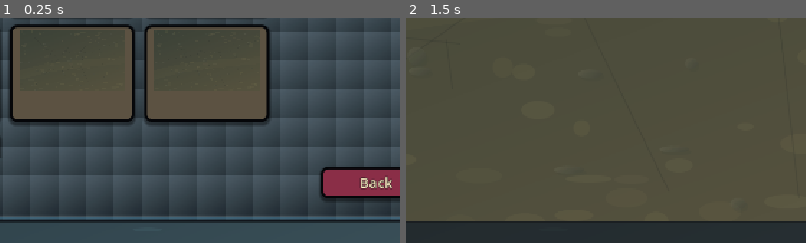
Above: before the commit, frames 1-2 (left to right).
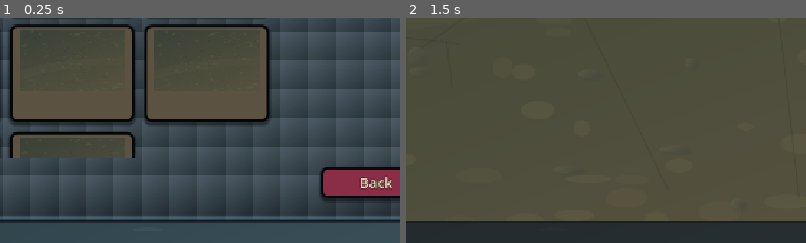
Above: after the commit, the same moments.

Repository: satoshimatos/autonomous-survivor
Game: Godot game, scene res://scenes/core/compendium_menu.tscn
Two runs of this game, one before a commit and one after it. Both use one fixed random seed, a clock stepped at 60 frames per second and the inputs below. This scene is started directly instead of the project's main scene.
Inputs:
- Up to frame 1 (0.25 s): no input
- Up to frame 2 (1.5 s): click "Maps" at 0.5 s; click "Dust Bowl [Unlocked]" at 1.25 s
The pictures show only the part of the screen within x 39-89%, y 50-100%; the shares and areas given below are measured in that part.

The runs differ from the first frame. In frame 1, 2.4% of the frame differs, in the area x 2-34%, y 50-63%; in frame 2, nothing differs.

Commit message:
Add Singularity Garden postgame map

Diff:
--- a/scenes/core/main.tscn
+++ b/scenes/core/main.tscn
@@ -485,6 +485,69 @@
 
 [node name="CollisionShape2D" type="CollisionShape2D" parent="MapLayout/Map10Obstacles/EngineEast"]
 shape = SubResource("RectangleShape2D_map4_stack")
+
+[node name="Map11Obstacles" type="Node2D" parent="MapLayout"]
+visible = false
+
+[node name="RootWallNorth" type="StaticBody2D" parent="MapLayout/Map11Obstacles" groups=["MapObstacle"]]
+position = Vector2(576, -260)
+
+[node name="Polygon2D" type="Polygon2D" parent="MapLayout/Map11Obstacles/RootWallNorth"]
+color = Color(0.06, 0.22, 0.18, 1)
+polygon = PackedVector2Array(-310, -48, 310, -48, 310, 48, -310, 48)
+
+[node name="CollisionShape2D" type="CollisionShape2D" parent="MapLayout/Map11Obstacles/RootWallNorth"]
+shape = SubResource("RectangleShape2D_map4_wall")
+
+[node name="RootWallSouth" type="StaticBody2D" parent="MapLayout/Map11Obstacles" groups=["MapObstacle"]]
+position = Vector2(576, 908)
+
+[node name="Polygon2D" type="Polygon2D" parent="MapLayout/Map11Obstacles/RootWallSouth"]
+color = Color(0.08, 0.24, 0.16, 1)
+polygon = PackedVector2Array(-310, -48, 310, -48, 310, 48, -310, 48)
+
+[node name="CollisionShape2D" type="CollisionShape2D" parent="MapLayout/Map11Obstacles/RootWallSouth"]
+shape = SubResource("RectangleShape2D_map4_wall")
+
+[node name="SeedPodWest" type="StaticBody2D" parent="MapLayout/Map11Obstacles" groups=["MapObstacle"]]
+position = Vector2(-128, 112)
+
+[node name="Polygon2D" type="Polygon2D" parent="MapLayout/Map11Obstacles/SeedPodWest"]
+color = Color(0.08, 0.32, 0.24, 1)
+polygon = PackedVector2Array(-125, -65, 125, -65, 125, 65, -125, 65)
+
+[node name="CollisionShape2D" type="CollisionShape2D" parent="MapLayout/Map11Obstacles/SeedPodWest"]
+shape = SubResource("RectangleShape2D_map5_core")
+
+[node name="SeedPodEast" type="StaticBody2D" parent="MapLayout/Map11Obstacles" groups=["MapObstacle"]]
+position = Vector2(1280, 536)
+
+[node name="Polygon2D" type="Polygon2D" parent="MapLayout/Map11Obstacles/SeedPodEast"]
+color = Color(0.1, 0.34, 0.22, 1)
+polygon = PackedVector2Array(-125, -65, 125, -65, 125, 65, -125, 65)
+
+[node name="CollisionShape2D" type="CollisionShape2D" parent="MapLayout/Map11Obstacles/SeedPodEast"]
+shape = SubResource("RectangleShape2D_map5_core")
+
+[node name="RootSpireWest" type="StaticBody2D" parent="MapLayout/Map11Obstacles" groups=["MapObstacle"]]
+position = Vector2(118, 582)
+
+[node name="Polygon2D" type="Polygon2D" parent="MapLayout/Map11Obstacles/RootSpireWest"]
+color = Color(0.05, 0.18, 0.2, 1)
+polygon = PackedVector2Array(-52, -195, 52, -195, 52, 195, -52, 195)
+
+[node name="CollisionShape2D" type="CollisionShape2D" parent="MapLayout/Map11Obstacles/RootSpireWest"]
+shape = SubResource("RectangleShape2D_map5_rib")
+
+[node name="RootSpireEast" type="StaticBody2D" parent="MapLayout/Map11Obstacles" groups=["MapObstacle"]]
+position = Vector2(1034, 66)
+
+[node name="Polygon2D" type="Polygon2D" parent="MapLayout/Map11Obstacles/RootSpireEast"]
+color = Color(0.06, 0.2, 0.22, 1)
+polygon = PackedVector2Array(-52, -195, 52, -195, 52, 195, -52, 195)
+
+[node name="CollisionShape2D" type="CollisionShape2D" parent="MapLayout/Map11Obstacles/RootSpireEast"]
+shape = SubResource("RectangleShape2D_map5_rib")
 
 [node name="Player" parent="." unique_id=992026406 instance=ExtResource("1_o5qli")]
 position = Vector2(576, 324)
--- a/scripts/_scene_check.gd
+++ b/scripts/_scene_check.gd
@@ -58,7 +58,7 @@
 				quit(1)
 				return
 			map_layout.obstacle_root = map_layout
-			for map_id in ["map1", "map2", "map3", "map4", "map5", "map6", "map7", "map8", "map9", "map10"]:
+			for map_id in ["map1", "map2", "map3", "map4", "map5", "map6", "map7", "map8", "map9", "map10", "map11"]:
 				map_layout.apply_map(map_id)
 				if not map_layout.is_walkable(map_layout.arena_center, 0.0) and map_id != "map5":
 					push_error("Map center should be walkable for %s." % map_id)
--- a/scripts/core/autonomous_map_catalog.gd
+++ b/scripts/core/autonomous_map_catalog.gd
@@ -86,5 +86,22 @@
 			"gimmick_interval": 8.0,
 			"mood_color": Color(0.88, 0.82, 1.0, 1.0),
 			"background_texture": "res://assets/backgrounds/map10_astral_engine.png",
+		},
+		{
+			"id": "map11",
+			"name": "Singularity Garden",
+			"summary": "Postgame bioluminescent arena with root walls, orbiting seed pods, crushing enemy growth, and singularity bloom waves.",
+			"spawn_interval_multiplier": 0.29,
+			"boss_spawn_interval_multiplier": 0.27,
+			"enemy_speed_growth_multiplier": 1.82,
+			"enemy_health_growth_multiplier": 2.32,
+			"enemy_damage_growth_multiplier": 2.02,
+			"active_enemy_cap_bonus": 250,
+			"active_enemy_cap_limit": 480,
+			"elite_chance_multiplier": 3.35,
+			"map_gimmick": "singularity_bloom",
+			"gimmick_interval": 7.5,
+			"mood_color": Color(0.72, 0.9, 0.82, 1.0),
+			"background_texture": "res://assets/backgrounds/map11_singularity_garden.png",
 		}
 	]
--- a/scripts/core/late_map_boss_catalog.gd
+++ b/scripts/core/late_map_boss_catalog.gd
@@ -13,4 +13,6 @@
 		{"id": "cinder_prophet", "maps": ["map9"], "scene": boss_scene, "unlock_seconds": 520.0, "weight": 92.0, "growth_per_ …(563 unchanged characters)…
 		{"id": "astral_archon", "maps": ["map10"], "scene": boss_scene, "unlock_seconds": 0.0, "weight": 124.0, "growth_per_m …(733 unchanged characters)…
 		{"id": "engine_heart", "maps": ["map10"], "scene": boss_scene, "unlock_seconds": 660.0, "weight": 96.0, "growth_per_m …(635 unchanged characters)…
+		{"id": "bloom_crowned", "maps": ["map11"], "scene": boss_scene, "unlock_seconds": 0.0, "weight": 130.0, "growth_per_minute": -0.1, "min_weight": 88.0, "max_weight": 130.0, "health": 13200, "speed": 44.0, "contact_damage": 32, "exp_drop_count": 164, "exp_drop_min_tier": 4, "color": Color(0.3, 1.0, 0.68, 1.0), "scale": 1.28, "behavior": "tempest", "texture": "res://assets/visual/enemies/variants/enemy_orbiter_cartoon.png", "phase_thresholds": [0.82, 0.62, 0.42, 0.22], "ability_modules": [{"type": "target_hazard", "cooldown": 2.9, "initial_delay": 1.0, "radius": 70.0, "damage": 8}, {"type": "hazard_ring", "cooldown": 4.2, "initial_delay": 2.6, "count": 10, "phase_count_bonus": 2, "radius": 62.0, "ring_distance": 205.0, "damage": 8}, {"type": "minion_call", "cooldown": 5.0, "initial_delay": 4.0, "count": 5, "phase_count_bonus": 2}]},
+		{"id": "garden_singularity", "maps": ["map11"], "scene": boss_scene, "unlock_seconds": 620.0, "weight": 98.0, "growth_per_minute": 3.0, "min_weight": 0.0, "max_weight": 152.0, "health": 17600, "speed": 24.0, "contact_damage": 38, "exp_drop_count": 196, "exp_drop_min_tier": 4, "color": Color(0.1, 0.78, 0.62, 1.0), "scale": 1.78, "behavior": "singularity", "texture": "res://assets/visual/enemies/variants/enemy_tank_cartoon.png", "phase_thresholds": [0.9, 0.74, 0.58, 0.42, 0.26, 0.12], "ability_modules": [{"type": "hazard_ring", "cooldown": 3.8, "initial_delay": 1.2, "count": 13, "phase_count_bonus": 2, "radius": 82.0, "ring_distance": 250.0, "damage": 10}, {"type": "target_hazard", "cooldown": 3.6, "initial_delay": 2.8, "radius": 82.0, "damage": 10}, {"type": "minion_call", "cooldown": 4.6, "initial_delay": 4.2, "count": 7, "phase_count_bonus": 2}]},
 	]
--- a/scripts/core/late_map_enemy_catalog.gd
+++ b/scripts/core/late_map_enemy_catalog.gd
@@ -27,4 +27,9 @@
 		{"id": "star_lancer", "maps": ["map10"], "scene": enemy_scene, "unlock_seconds": 360.0, "base_weight": 42.0, "growth_ …(302 unchanged characters)…
 		{"id": "gravity_bastion", "maps": ["map10"], "scene": shielded_enemy_scene, "unlock_seconds": 720.0, "base_weight": 3 …(319 unchanged characters)…
 		{"id": "cosmic_apex", "maps": ["map10"], "scene": brown_enemy_scene, "unlock_seconds": 1080.0, "base_weight": 26.0, " …(309 unchanged characters)…
+		{"id": "bloom_mote", "maps": ["map11"], "scene": enemy_scene, "unlock_seconds": 0.0, "base_weight": 136.0, "growth_per_minute": -0.8, "min_weight": 54.0, "max_weight": 136.0, "health": 112, "speed": 156.0, "contact_damage": 9, "exp_drop_count": 4, "exp_drop_min_tier": 3, "color": Color(0.26, 1.0, 0.68, 1.0), "scale": 0.58, "movement_style": "orbiter", "texture": "res://assets/visual/enemies/variants/enemy_orbiter_cartoon.png"},
+		{"id": "root_guardian", "maps": ["map11"], "scene": shielded_enemy_scene, "unlock_seconds": 180.0, "base_weight": 44.0, "growth_per_minute": 3.0, "min_weight": 0.0, "max_weight": 86.0, "health": 340, "speed": 38.0, "contact_damage": 18, "exp_drop_count": 10, "exp_drop_min_tier": 4, "color": Color(0.08, 0.46, 0.32, 1.0), "scale": 1.18, "movement_style": "chase", "texture": "res://assets/visual/enemies/variants/enemy_tank_cartoon.png"},
+		{"id": "spore_lancer", "maps": ["map11"], "scene": enemy_scene, "unlock_seconds": 400.0, "base_weight": 44.0, "growth_per_minute": 3.8, "min_weight": 0.0, "max_weight": 96.0, "health": 128, "speed": 188.0, "contact_damage": 15, "exp_drop_count": 7, "exp_drop_min_tier": 4, "color": Color(0.72, 1.0, 0.28, 1.0), "scale": 0.66, "movement_style": "sprinter", "texture": "res://assets/visual/enemies/variants/enemy_runner_cartoon.png"},
+		{"id": "garden_bastion", "maps": ["map11"], "scene": shielded_enemy_scene, "unlock_seconds": 760.0, "base_weight": 34.0, "growth_per_minute": 3.0, "min_weight": 0.0, "max_weight": 78.0, "health": 520, "speed": 30.0, "contact_damage": 25, "exp_drop_count": 15, "exp_drop_min_tier": 4, "color": Color(0.04, 0.28, 0.24, 1.0), "scale": 1.46, "movement_style": "drifter", "texture": "res://assets/visual/enemies/variants/enemy_tank_cartoon.png"},
+		{"id": "singularity_apex", "maps": ["map11"], "scene": brown_enemy_scene, "unlock_seconds": 1120.0, "base_weight": 28.0, "growth_per_minute": 3.6, "min_weight": 0.0, "max_weight": 82.0, "health": 440, "speed": 104.0, "contact_damage": 24, "exp_drop_count": 14, "exp_drop_min_tier": 4, "color": Color(0.12, 0.92, 0.76, 1.0), "scale": 1.12, "movement_style": "stalker", "texture": "res://assets/visual/enemies/variants/enemy_reaper_cartoon.png"},
 	]
--- a/scripts/core/main.gd
+++ b/scripts/core/main.gd
@@ -1094,6 +1094,8 @@
 			trigger_ember_eruption()
 		"astral_collapse":
 			trigger_astral_collapse()
+		"singularity_bloom":
+			trigger_singularity_bloom()
 
 
 func trigger_crystal_storm() -> void:
@@ -1237,6 +1239,37 @@
 	shake_camera(0.18, 5.0)
 
 
+func trigger_singularity_bloom() -> void:
+	if player == null:
+		return
+	var bloom_count := clampi(8 + int(run_time / 320.0), 8, 16)
+	var base_angle := randf() * TAU
+	for i in range(bloom_count):
+		var distance := randf_range(130.0, 560.0)
+		var angle := base_angle + TAU * float(i) / float(bloom_count) + randf_range(-0.16, 0.16)
+		spawn_boss_hazard(player.global_position + Vector2.RIGHT.rotated(angle) * distance, 46.0 + float(i % 4) * 8.0, 7 + int(run_time / 560.0))
+	if has_enemy_pressure_room(6):
+		var seed_config := {
+			"id": "bloom_echo",
+			"scene": ENEMY,
+			"health": 86 + int(run_time / 22.0),
+			"speed": 152.0,
+			"contact_damage": 8,
+			"exp_drop_count": 4,
+			"exp_drop_min_tier": VIOLET_ORB_TIER,
+			"color": Color(0.35, 1.0, 0.72, 1.0),
+			"scale": 0.68,
+			"movement_style": "orbiter",
+			"texture": "res://assets/visual/enemies/variants/enemy_orbiter_cartoon.png",
+		}
+		for i in range(6):
+			if not has_enemy_pressure_room(0):
+				break
+			spawn_enemy(ENEMY, _on_enemy_defeated, seed_config)
+	spawn_particle_burst(self, player.global_position, 42, Color(0.28, 1.0, 0.72, 1.0), 390.0, 0.46, Vector2(6.0, 13.0), true)
+	shake_camera(0.2, 5.8)
+
+
 func get_random_arena_position(inset: float = 0.0) -> Vector2:
 	var arena_rect := get_arena_rect().grow(-inset)
 	if arena_rect.size.x <= 0.0 or arena_rect.size.y <= 0.0:
@@ -1533,6 +1566,8 @@
 			return 0.12
 		"map10":
 			return 0.1
+		"map11":
+			return 0.08
 	return 1.0
 
 
--- a/scripts/core/map_layout.gd
+++ b/scripts/core/map_layout.gd
@@ -22,6 +22,8 @@
 const MAP9_BOUNDS_SIZE: Vector2 = Vector2(2170, 1440)
 const MAP10_ARENA_SIZE: Vector2 = Vector2(3600, 2100)
 const MAP10_BOUNDS_SIZE: Vector2 = Vector2(3920, 2420)
+const MAP11_ARENA_SIZE: Vector2 = Vector2(3900, 1880)
+const MAP11_BOUNDS_SIZE: Vector2 = Vector2(4220, 2200)
 const SEARCH_STEP: float = 28.0
 const SEARCH_DIRECTIONS: int = 18
 
@@ -71,6 +73,8 @@
 			return MAP9_ARENA_SIZE
 		"map10":
 			return MAP10_ARENA_SIZE
+		"map11":
+			return MAP11_ARENA_SIZE
 	return MAP1_ARENA_SIZE
 
 
@@ -94,6 +98,8 @@
 			return MAP9_BOUNDS_SIZE
 		"map10":
 			return MAP10_BOUNDS_SIZE
+		"map11":
+			return MAP11_BOUNDS_SIZE
 	return MAP1_BOUNDS_SIZE
 
 
@@ -189,6 +195,8 @@
 			return "Map9Obstacles"
 		"map10":
 			return "Map10Obstacles"
+		"map11":
+			return "Map11Obstacles"
 	return ""
 
 
--- a/scripts/core/unlock_manager.gd
+++ b/scripts/core/unlock_manager.gd
@@ -209,6 +209,8 @@
 		"map9":
 			try_unlock("map", "map10", "Astral Engine map", unlocked_messages)
 			try_unlock("modifier", "astral_lottery", "Astral Lottery modifier", unlocked_messages)
+		"map10":
+			try_unlock("map", "map11", "Singularity Garden map", unlocked_messages)
 
 
 func add_challenge_rewards_for_result(result: Dictionary, unlocked_messages: Array[String]) -> void:
@@ -367,6 +369,8 @@
 		lines.append("- Map: Win Frozen Scar at 30:00 to unlock Ember Rift.")
 	elif not is_map_unlocked("map10"):
 		lines.append("- Map: Win Ember Rift at 30:00 to unlock Astral Engine.")
+	elif not is_map_unlocked("map11"):
+		lines.append("- Map: Win Astral Engine at 30:00 to unlock Singularity Garden.")
 	for tank_id in ["fortress", "collector", "twin_cannon", "engineer", "storm_chaser", "pyroclast", "medic", "singularity …(190 unchanged characters)…
 		if not is_tank_unlocked(tank_id):
 			lines.append("- Tank: %s" % get_tank_unlock_hint(tank_id))
@@ -466,6 +470,8 @@
 			return "Win Frozen Scar at 30:00."
 		"map10":
 			return "Win Ember Rift at 30:00."
+		"map11":
+			return "Win Astral Engine at 30:00."
 	return "Progress further to reveal this map."
 
 
Binary file added: assets/backgrounds/map11_singularity_garden.png
Not shown, added: assets/backgrounds/map11_singularity_garden.png.import
Not shown, added: scripts/core/upgrade_catalog.gd.uid
Not shown, added: scripts/effects/boss_hazard.gd.uid
Not shown, added: scripts/player/evolution_catalog.gd.uid
Not shown, changed: BACKLOG.md
Not shown, changed: README.md
Not shown, changed: docs/GAME_COMPENDIUM.md
